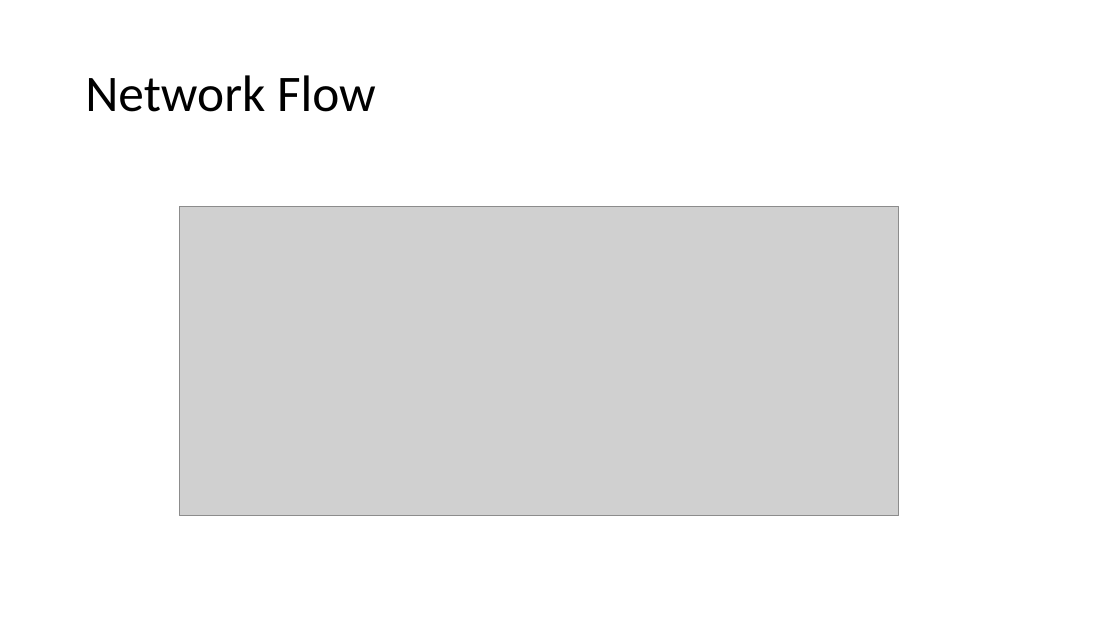
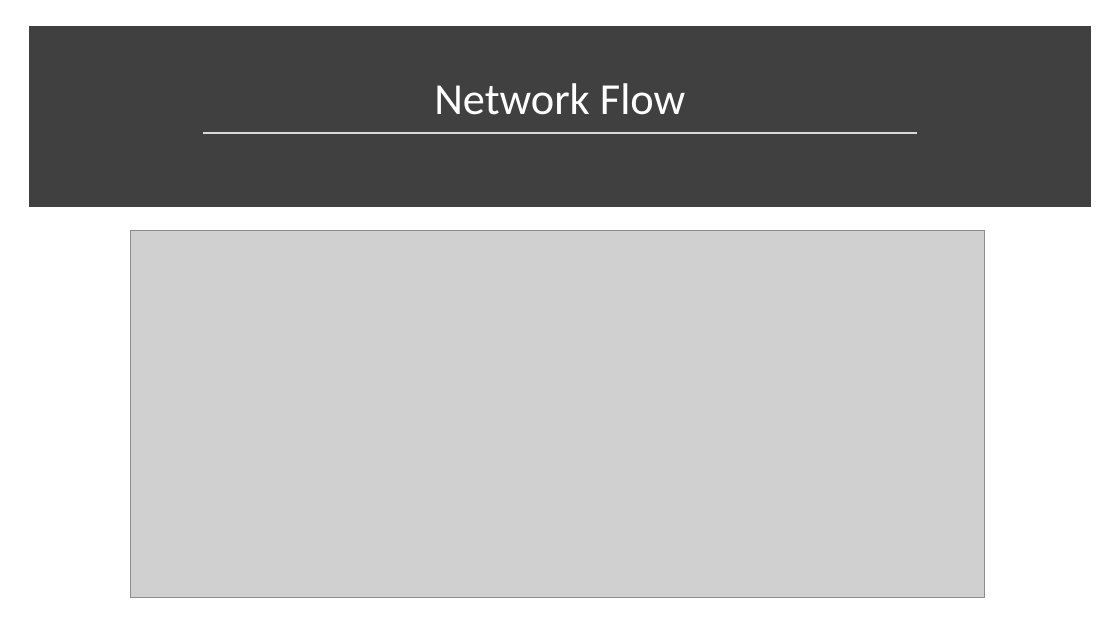
Before and after one commit to LMacPhail/ford-fulkerson, a slide deck: slide 2 of presentation-slides.pptx. Drawn at 1120x630 pixels with LibreOffice and Linux fonts; fonts in the diff are those of the drawing; grey boxes stand for pictures. Boxes give left, top, right and bottom in pixels: in the first picture for what was removed or moved away, otherwise in the second. Text is boxed around its words. In the diff, an @@ line names an element or a change of style, - is before the commit and + after.

```diff
--- a/presentation-slides.pptx
+++ b/presentation-slides.pptx
@@ rectangle added at (x1=34, y1=32, x2=1086, y2=202), fill #404040, outline #404040 10 pt @@
@@ title "Network Flow" resized from (x1=85, y1=75, x2=376, y2=112) to (x1=49, y1=43, x2=1072, y2=129) @@
@@ title "Network Flow" at (x1=49, y1=43, x2=1072, y2=129): size 44 to 38 pt, text colour #000000 to #FFFFFF; alignment left to centre; vertical alignment middle to bottom @@
@@ line added from (203, 133) to (918, 133), #D9D9D9 1.75 pt @@
@@ picture resized from (x1=179, y1=207, x2=899, y2=517) to (x1=130, y1=230, x2=985, y2=597) @@
```
Also in this commit, not shown: 5 other slides changed, 1 slide added, 1 slide removed, 3 other files.
